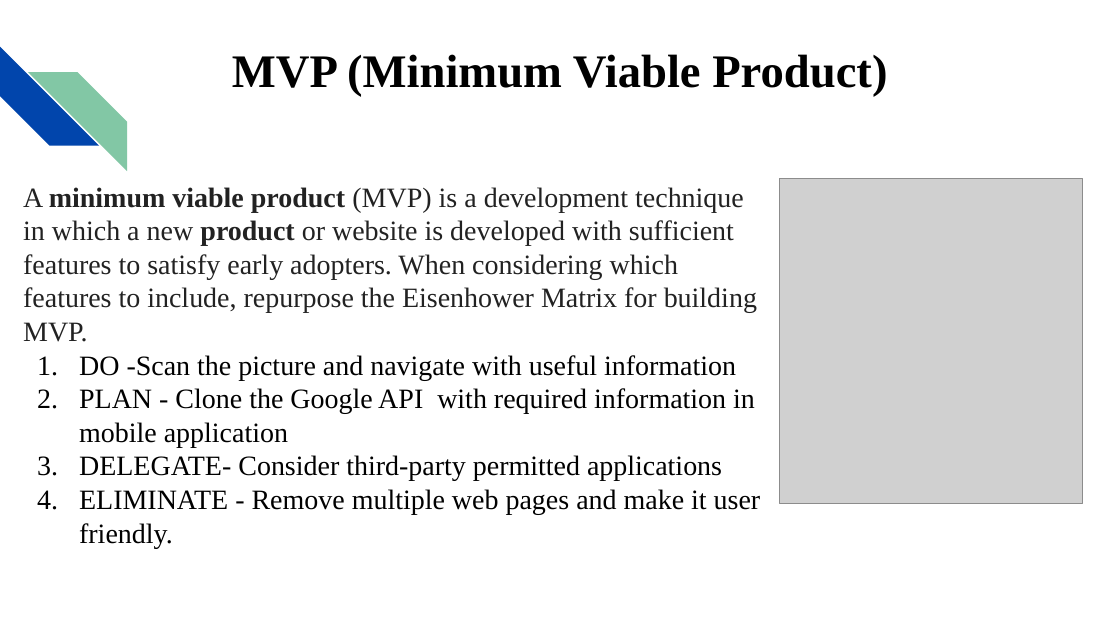
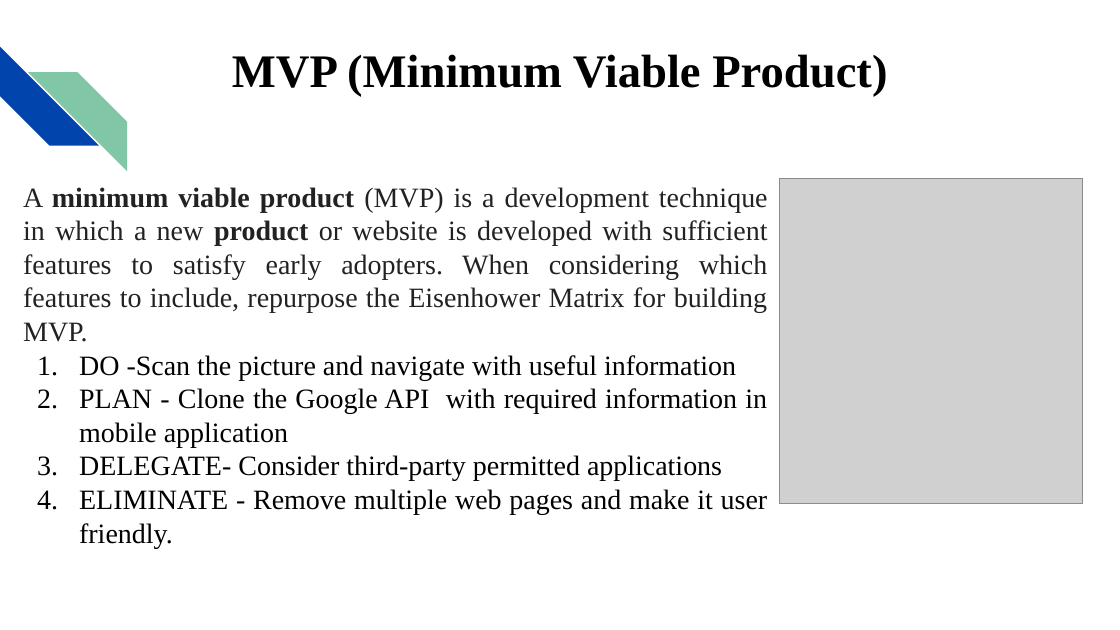
Before and after one commit to Project1-007/Project-1, a slide deck: slide 9 of Presentation/Presentation 1.pptx. Drawn at 1120x630 pixels with LibreOffice and Linux fonts; fonts in the diff are those of the drawing; grey boxes stand for pictures. Boxes give left, top, right and bottom in pixels: in the first picture for what was removed or moved away, otherwise in the second. Text is boxed around its words. In the diff, an @@ line names an element or a change of style, - is before the commit and + after.

```diff
--- a/Presentation/Presentation 1.pptx
+++ b/Presentation/Presentation 1.pptx
@@ text "A minimum viable product (MVP) ..." at (x1=23, y1=187, x2=768, y2=548): alignment left to justified @@
```
Also in this commit, not shown: 7 other slides changed.
